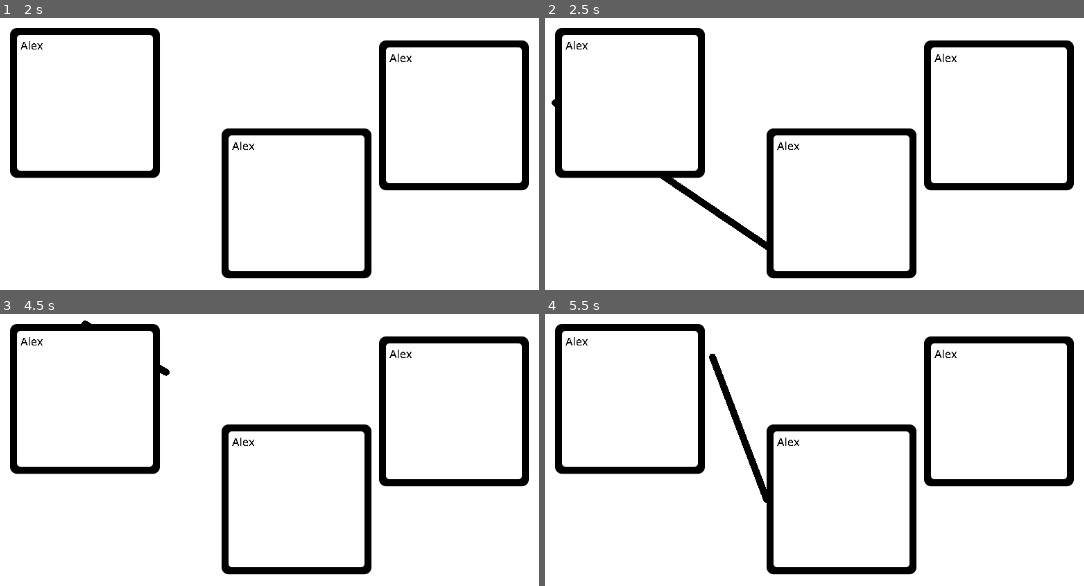
Above: before the commit, frames 1-4 (two rows, left to right).
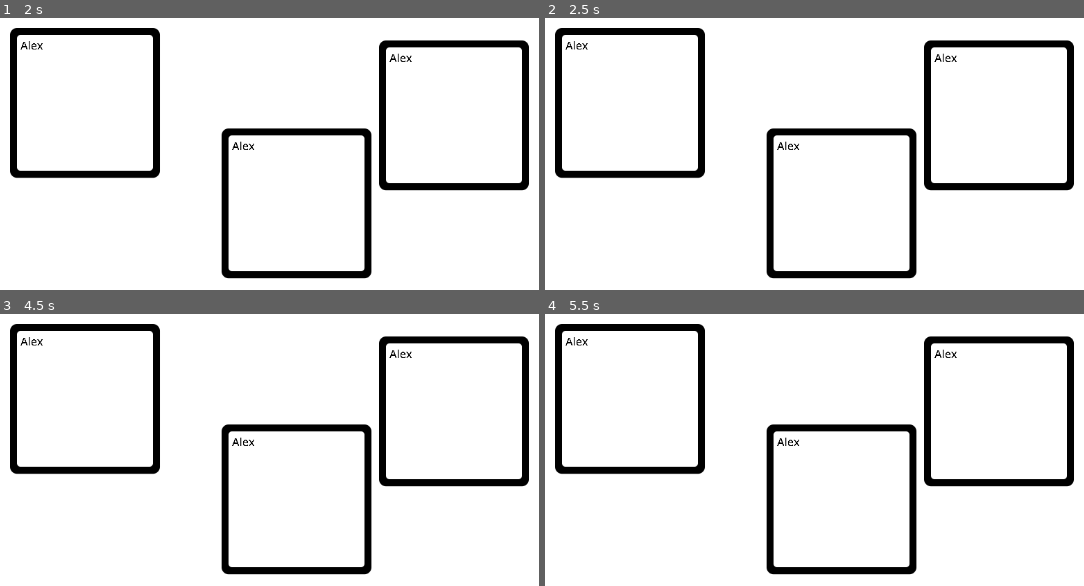
Above: after the commit, the same moments.

Repository: Shuflduf/Flow-Chart
Game: Godot game, scene res://scenes/main.tscn
Same seed, same stepped clock (60 frames per second), same inputs: the game is played once before the commit and once after it. The engine's default icon, where the game draws it, is replaced by a stand-in: a white triangle on a blue panel in a dark square.
Inputs (mouse positions are in pixels of both pictures, inside the frame that each line leads up to):
- Up to frame 1 (2 s): click (86, 102) at 0.52 s; type "Alex" at 0.6 s; click (296, 202) at 0.75 s; type "Alex" at 0.83 s; click (458, 115) at 0.98 s; type "Alex" at 1.07 s; drag from (outside the picture) to (366, 75) at 1.27 s
- Up to frame 2 (2.5 s): tap Enter at 2 s; drag from (555, 102) to (792, 262) at 2.02 s
- Up to frame 3 (4.5 s): move the mouse to (86, 474) at 2.77 s; press the mouse at (86, 474) at 2.78 s; release the mouse at (86, 474) at 3.5 s; tap Space at 3.5 s; drag from (161, 398) to (48, 401) at 3.52 s; tap Enter at 4.25 s; drag from (86, 324) to (328, 469) at 4.27 s
- Up to frame 4 (5.5 s): drag from (765, 498) to (712, 357) at 5.02 s

Frame 1 is identical in both runs. In frame 2, 0.7% of the frame differs, in the area x 1-42%, y 29-86%; in frame 3, less than 0.1%; in frame 4, 0.8%, in the area x 30-42%, y 14-70%.
Error after the commit: Invalid access to property or key 'handles_mouse_margin' on a base object of type 'Resource (Settings)'. (res://scripts/handle.gd:21)

Commit message:
new class that should handle mouse marign

Diff:
--- a/resources/default_settings.tres
+++ b/resources/default_settings.tres
@@ -5,7 +5,7 @@
 [resource]
 script = ExtResource("1_sd5p4")
 grid = false
-mouse_margin = 15.0
+mouse_margin = 5.0
 handles_mouse_margin = 5.0
 grid_resolution = 32
 drag_margins = 0.85
--- a/scripts/chart.gd
+++ b/scripts/chart.gd
@@ -3,6 +3,7 @@
 var actual_pos : Vector2
 var grid_pos : Vector2i
 var grid_mover := GridMover.new()
+var moving_chart := false
 
 func _process(_delta: float) -> void:
 	if Global.active_node != null:
@@ -26,6 +27,6 @@
 			Global.nodes_indicies.push_front(child.z_index)
 			child.move_down()
 
-#func move_grid() -> void:
-	#grid_pos = actual_pos / Global.settings.grid_resolution
-	#Global.active_node.global_position = grid_pos * Global.settings.grid_resolution
+func _on_gui_input(event: InputEvent) -> void:
+	if event.is_action_pressed("mouse_left"):
+		pass
--- /dev/null
+++ b/scripts/mouse_margin_handler.gd
@@ -0,0 +1,11 @@
+class_name MouseMarginer
+extends Node
+
+var start_pos: Vector2
+
+func passed_threshold(pos: Vector2) -> bool:
+	if (start_pos + pos).length() > Global.settings.mouse_margin:
+
+		return true
+	else:
+		return false
--- a/scripts/node.gd
+++ b/scripts/node.gd
@@ -32,13 +32,15 @@
 	if event.is_action_pressed("mouse_left"):
 		local_mouse_offset = global_position - event.global_position
 		var moving := false
-		var temp : float
+		var margin_handler := MouseMarginer.new()
+		margin_handler.start_pos = local_mouse_offset
 		while !moving and holding_down():
 			await get_tree().process_frame
-			temp = (local_mouse_offset - \
-				(global_position - get_global_mouse_position())).length()
-			print(temp)
-			moving = abs(temp) > Global.settings.mouse_margin
+			if margin_handler.passed_threshold(get_local_mouse_position()):
+				moving = true
+			#temp = (local_mouse_offset - \
+				#(global_position - get_global_mouse_position())).length()
+			#moving = abs(temp) > Global.settings.mouse_margin
 
 		if moving:
 			pickup()
@@ -106,14 +108,6 @@
 			handle._node_moved()
 
 
-func _on_mouse_entered() -> void:
-	hovering = true
-	print("INjkhbfdkjg")
-
-func _on_mouse_exited() -> void:
-	hovering = false
-
-
 func _on_margin_container_gui_input(event: InputEvent) -> void:
 	if event is InputEventMouseMotion:
 		var offset: Vector2 = event.position
--- a/scripts/settings.gd
+++ b/scripts/settings.gd
@@ -3,8 +3,6 @@
 
 @export var grid: bool
 @export_range(0.0, 20.0, 0.5) var mouse_margin := 10.0
-@export var handles_mouse_margin := 5.0
 @export var grid_resolution := 25
-@export_range(0.1, 0.99) var drag_margins := 0.85
 @export var min_size := 64
 @export var max_size := 512
